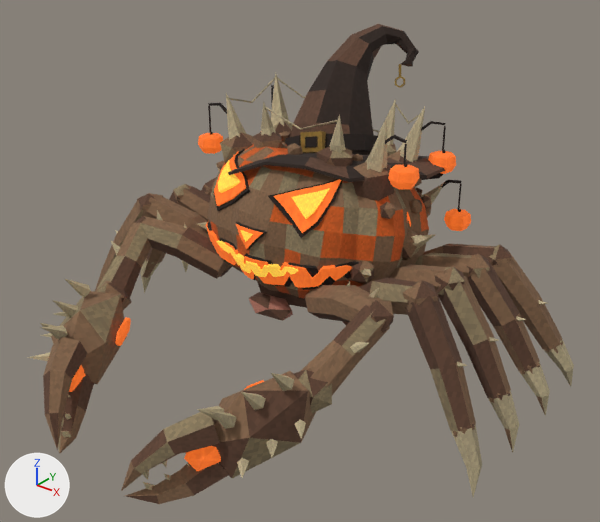
Two versions of the glTF model assets/enemies/enemy_pumpkin_crab.glb, one commit apart.
The view is the same before and after, from a camera (50 mm lens) standing at (2.49, -3.21, 2.56) and looking at (0.17, -0.3, 0.76). Arrows for +X, +Y and +Z are at lower left; the lights stay in place. The picture after the commit comes second. Vertices at exactly the same position are counted once.

The older version as bpy lines, for what is in view:
```python
me_enemy_pumpkin_crab = bpy.data.meshes.new('enemy_pumpkin_crab')
me_enemy_pumpkin_crab.from_pydata(...)  # 3569 vertices, 6113 faces; spans x -1.31..1.31, y -1.56..0.83, z 0.0..1.74
# faces by material slot: [5041, 1072]
me_enemy_pumpkin_crab.materials.append(mat_ps1_palette)  # picture img_palette
me_enemy_pumpkin_crab.materials.append(mat_ps1_glow)
ob_enemy_pumpkin_crab = bpy.data.objects.new('enemy_pumpkin_crab', me_enemy_pumpkin_crab)
ob_enemy_pumpkin_crab.location = (0.0, 0.0, 0.0)
```
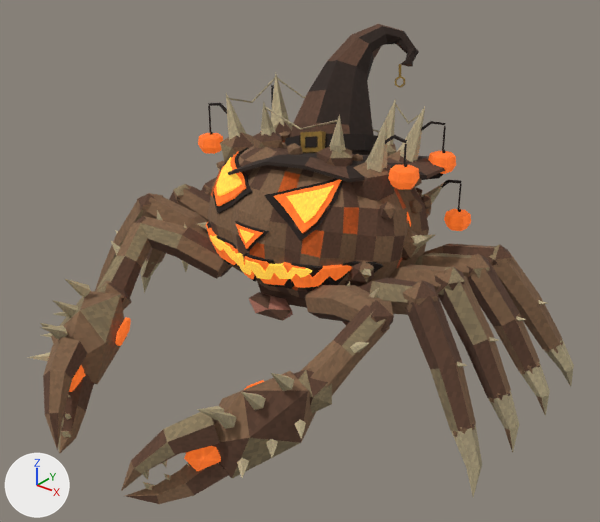
The change, as a diff of the scene's bpy script:
```diff
--- a/assets/enemies/enemy_pumpkin_crab.glb.py
+++ b/assets/enemies/enemy_pumpkin_crab.glb.py
@@ me_enemy_pumpkin_crab @@
 me_enemy_pumpkin_crab.from_pydata(...)  # 3569 vertices, 6113 faces; spans x -1.31..1.31, y -1.56..0.83, z 0.0..1.74
 # used by ob_enemy_pumpkin_crab; location = (0.0, 0.0, 0.0)
+# me_enemy_pumpkin_crab part 1: the loose piece of 24 vertices spanning x -0.36..-0.06, y -0.43..-0.15, z 0.95..1.2 is scaled about its middle by (1.07, 1.1, 1.08), then moved by (0.01, 0.01, 0.0)
+# me_enemy_pumpkin_crab part 2: the loose piece of 24 vertices spanning x 0.06..0.36, y -0.43..-0.15, z 0.95..1.2 is scaled about its middle by (1.07, 1.1, 1.08), then moved by (-0.01, 0.01, 0.0)
+# me_enemy_pumpkin_crab part 3: the loose piece of 24 vertices spanning x -0.32..-0.15, y -0.4..-0.25, z 1.02..1.17 is scaled about its middle by (1.19, 1.22, 1.19), then moved by (0.01, 0.0, 0.0)
+# me_enemy_pumpkin_crab part 4: the loose piece of 24 vertices spanning x 0.15..0.32, y -0.4..-0.25, z 1.02..1.17 is scaled about its middle by (1.19, 1.22, 1.19), then moved by (-0.01, 0.0, 0.0)
+# me_enemy_pumpkin_crab part 5: 213 of 3569 vertices moved; they spanned x -0.54..0.54, y -0.52..-0.2, z 0.64..0.96 and now span x -0.57..0.57, y -0.52..-0.16, z 0.63..0.96; mean shift (0.0, 0.01, 0.0); largest move (-0.27, -0.45, 0.79) -> (-0.34, -0.43, 0.8)
+# me_enemy_pumpkin_crab part 6: texture (UV) coordinates of 942 of 6113 faces, centred in x -0.59..0.59, y -0.5..0.56, z 0.44..1.24, changed; they spanned u 0.14..0.86, v 0.03..0.97 and now span u 0.14..0.73, v 0.03..0.97
 me_enemy_pumpkin_crab.materials.append(mat_ps1_palette)
```

Changed parts and their boxes (x1, y1, x2, y2) in the pictures (600 x 522 px; the box of a moved part takes in the faces that stretch with it):
'enemy_pumpkin_crab', reshaped, surface changed: (27, 24, 574, 504) in both
part 1 of me_enemy_pumpkin_crab, moved or reshaped: before (213, 149, 250, 211); after (213, 147, 253, 214)
part 2 of me_enemy_pumpkin_crab, moved or reshaped: before (268, 179, 343, 238); after (264, 178, 343, 241)
part 3 of me_enemy_pumpkin_crab, moved or reshaped: before (218, 160, 240, 193); after (216, 157, 242, 196)
part 4 of me_enemy_pumpkin_crab, moved or reshaped: before (292, 188, 330, 219); after (286, 185, 334, 223)
part 5 of me_enemy_pumpkin_crab, moved or reshaped: before (207, 222, 359, 290); after (207, 221, 383, 291)
part 6 of me_enemy_pumpkin_crab, surface changed (darker): (207, 142, 429, 298) in both
